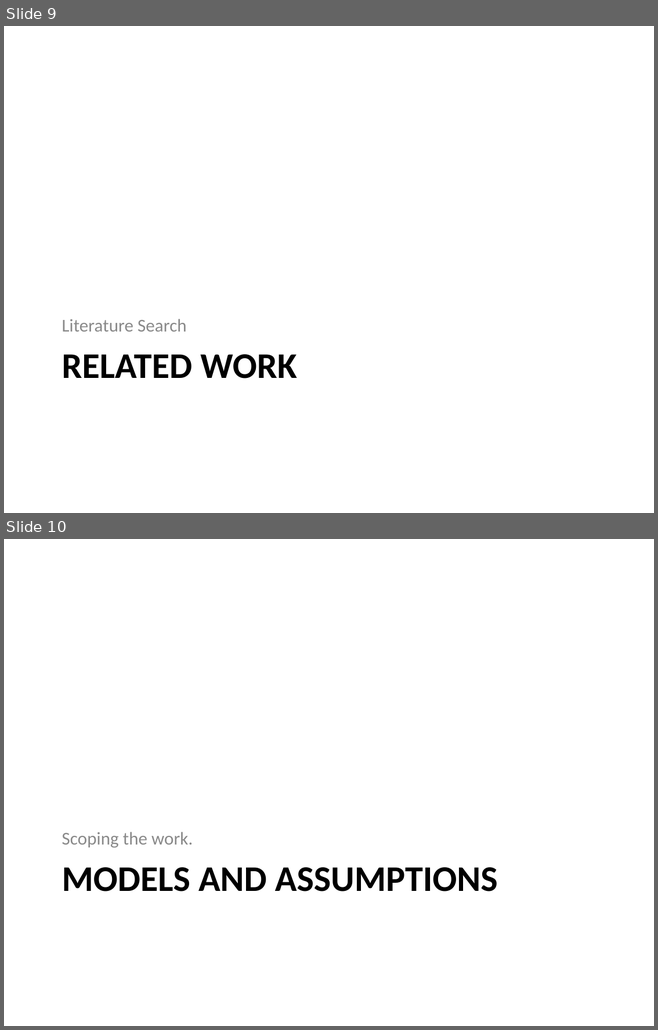
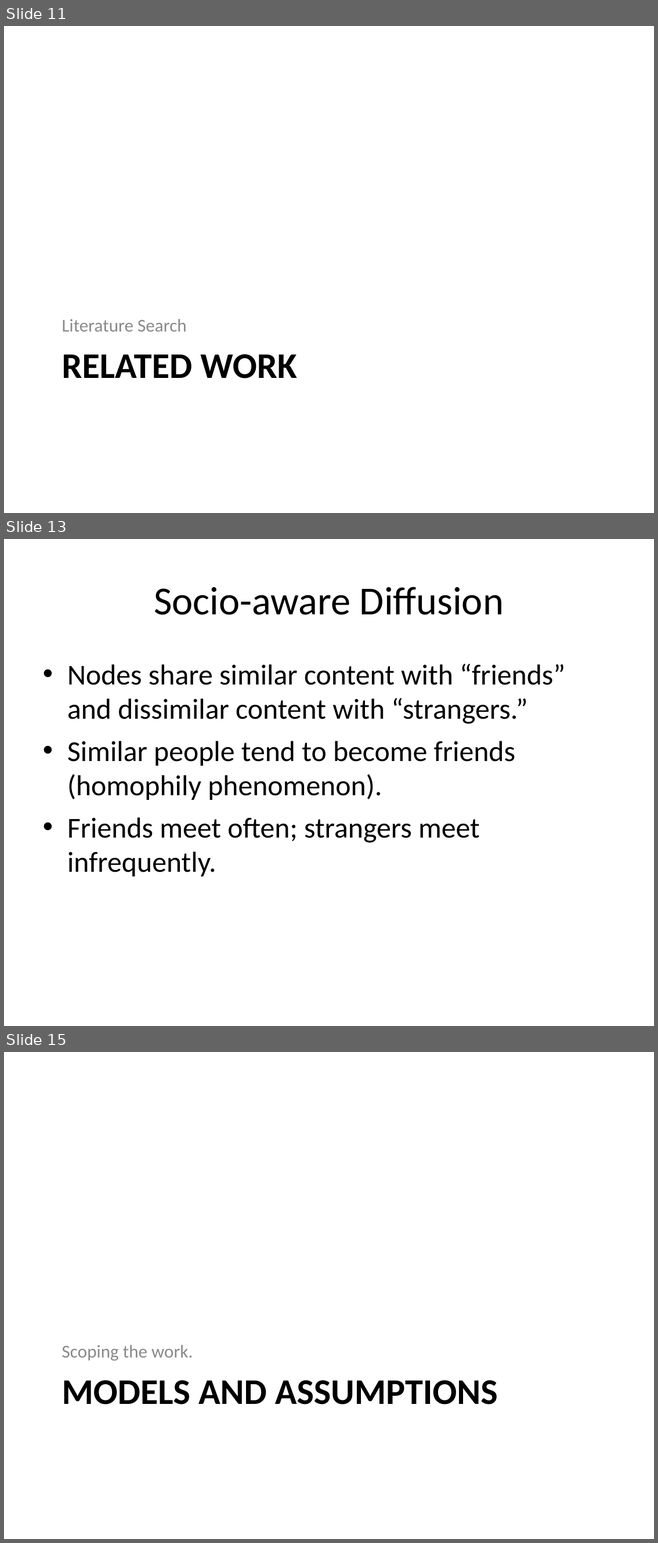
Before and after one commit to mazzas/School, a slide deck: SE4960/Journal Club/Minimum Latency Data Diffusion in Intermittently Connected Mobile.ppt. Shown one above the other, each under a label of ours: slides 9 and 10 before the commit, slides 11, 13 and 15 after it; the slides between them are not shown. The pictures are 658x1030 and 658x1543 pixels, drawn with LibreOffice and Linux fonts; fonts in the diff are those of the drawing. Boxes give left, top, right and bottom in pixels: in the first picture for what was removed or moved away, otherwise in the second. Text is boxed around its words. In the diff, an @@ line names an element or a change of style, - is before the commit and + after.

```diff
--- a/SE4960/Journal Club/Minimum Latency Data Diffusion in Intermittently Connected Mobile.ppt
+++ b/SE4960/Journal Club/Minimum Latency Data Diffusion in Intermittently Connected Mobile.ppt
@@ slide 13 added at (x1=4, y1=539, x2=654, y2=1026), background #FFFFFF @@
@@ title added at (x1=154, y1=587, x2=503, y2=615), 44 pt, text #000000 @@
+Socio-aware Diffusion
@@ text added at (x1=67, y1=664, x2=565, y2=877), 32 pt, text #000000 @@
+• Nodes share similar content with “friends” and dissimilar content with “strangers.”
+• Similar people tend to become friends (homophily phenomenon).
+• Friends meet often; strangers meet infrequently.
@@ what was slide 9 is now slide 11 @@
@@ what was slide 10 is now slide 15 @@
```
Also in this commit, not shown: 8 other slides added, 3 slides removed.
